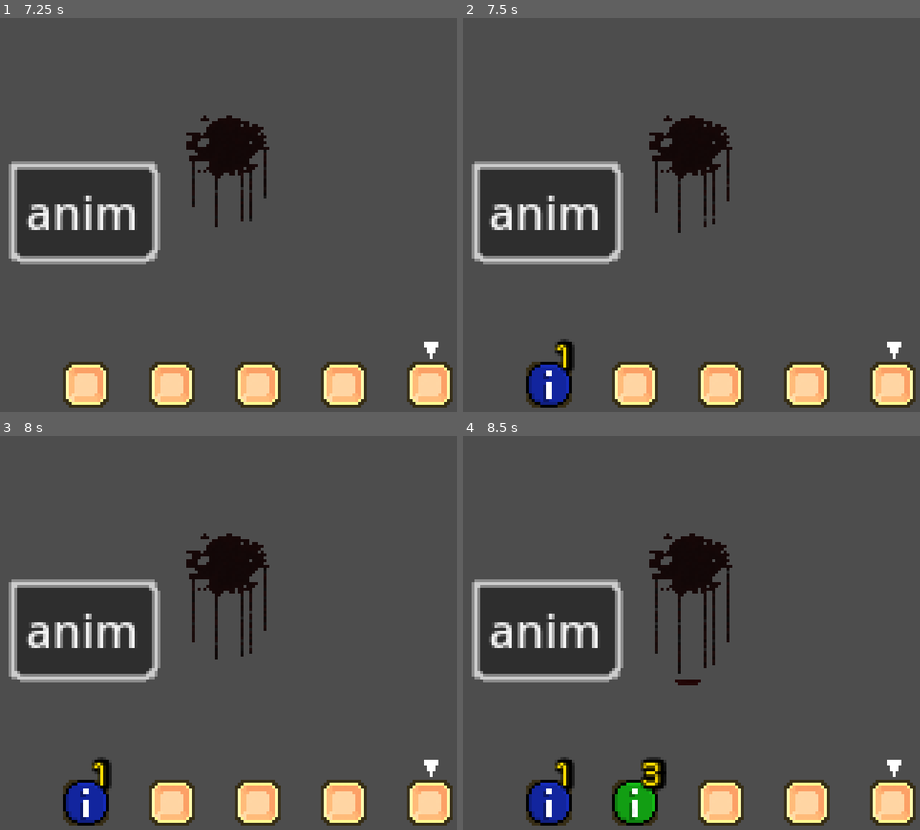
Above: before the commit, frames 1-4 (two rows, left to right).
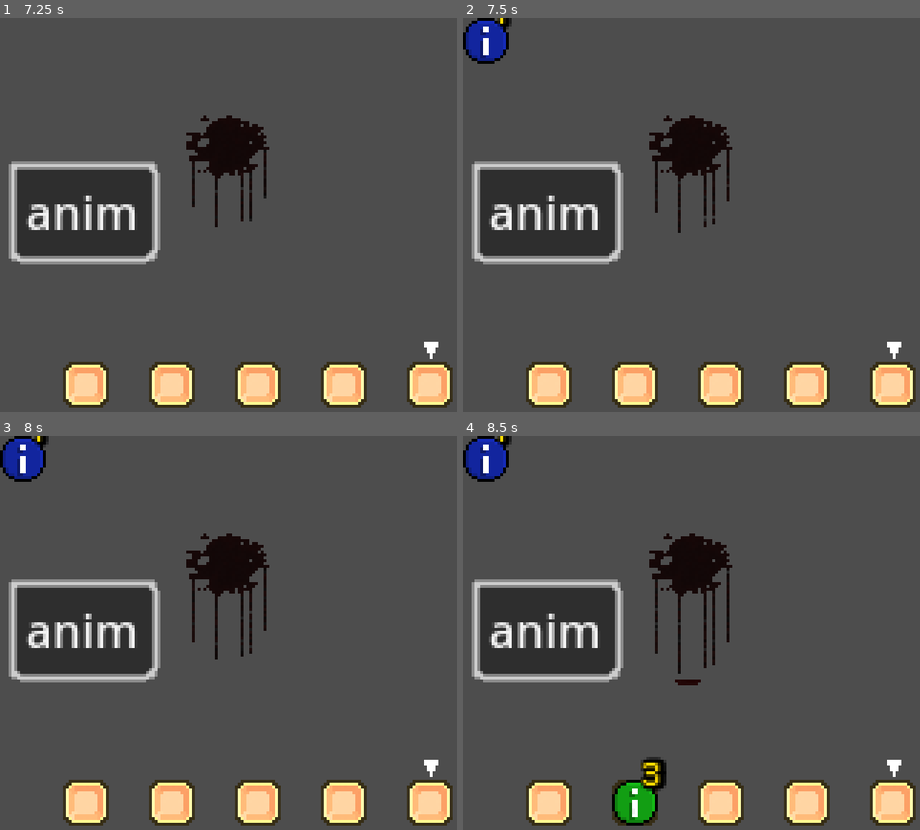
Above: after the commit, the same moments.

Repository: USV-GAM236-SPR24/Smog
Game: Godot game, scene res://scenes/game.tscn
Two runs of this game, one before a commit and one after it. Both use one fixed random seed, a clock stepped at 60 frames per second and the inputs below.
Inputs (mouse positions are in pixels of both pictures, inside the frame that each line leads up to):
- Up to frame 1 (7.25 s): click (86, 384) at 0.52 s; click "anim" at 1.25 s; tap Enter (ui_accept) at 2, 2.27, 2.75, 3.02, 4.25, 4.52, 5, 5.27, 6.02 s; move the mouse to (370, 203) at 2.02 s; hold Right (ui_right) 2.03-2.78 s; hold Mouse wheel down (scroll_down) 2.03-2.78 s; move the mouse to (155, 246) at 2.77 s; hold Left (ui_left) 2.78-3.53 s; tap Mouse wheel up (scroll_up) at 2.85 s; move the mouse to (310, 132) at 3.52 s; hold Right (ui_right) 3.53-5.03 s; tap 1 at 3.6 s; move the mouse to (233, 305) at 4.27 s; tap 2 at 4.35 s; move the mouse to (411, 285) at 5.02 s; hold Left (ui_left) from 5.03 s (still down); tap 3 at 5.1 s; move the mouse to (105, 163) at 5.77 s; tap 4 at 5.85 s; move the mouse to (283, 222) at 6.52 s; tap 5 at 6.6 s
- Up to frame 2 (7.5 s): tap Enter (ui_accept) at 7.25 s; move the mouse to (641, 120) at 7.27 s; release Left (ui_left) at 7.28 s; hold Right (ui_right) from 7.28 s (still down); tap T at 7.35 s
- Up to frame 3 (8 s): keep holding Right (ui_right); tap Enter (ui_accept) at 7.52 s
- Up to frame 4 (8.5 s): keep holding Right (ui_right); move the mouse to (833, 621) at 8.02 s; tap F at 8.1 s; tap Enter (ui_accept) at 8.27 s

Frame 1 is identical in both runs. In frame 2, 2.2% of the frame differs, in the area x 0-25%, y 0-99%; in frame 3, 2.2%; in frame 4, 2.2%.

Commit message:
guard clause

Diff:
--- a/Smog/scripts/inventory_slot.gd
+++ b/Smog/scripts/inventory_slot.gd
@@ -97,8 +97,9 @@
 func _on_button_button_down() -> void:
 	if pressed:
 		return
-	if item_count > 0:
-		pressed = true
+	if item_count == 0:
+		return
+	pressed = true
 	slot_set_pos = self.global_position
 	grab_offset = global_position - get_global_mouse_position()
 
